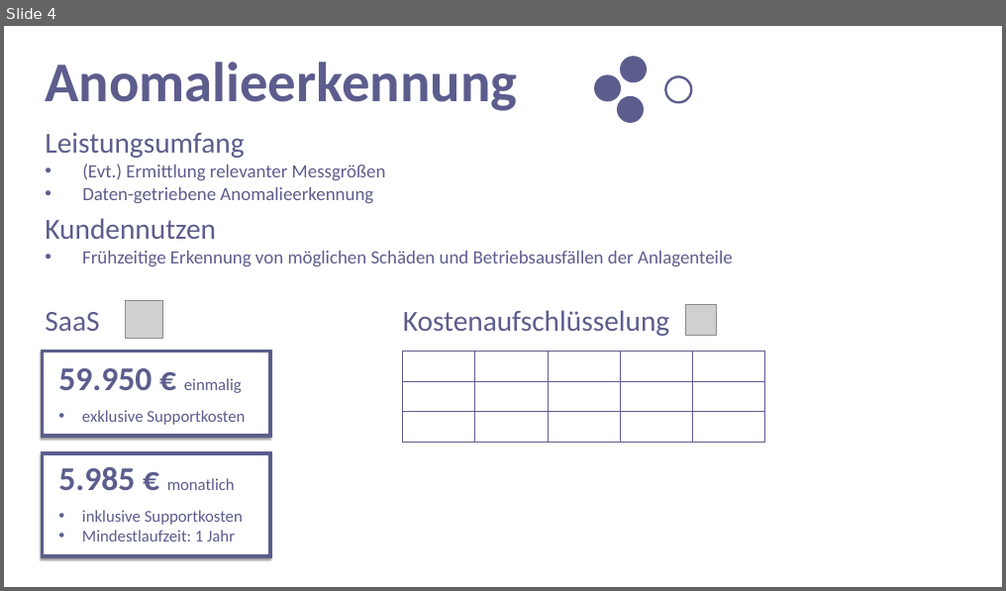
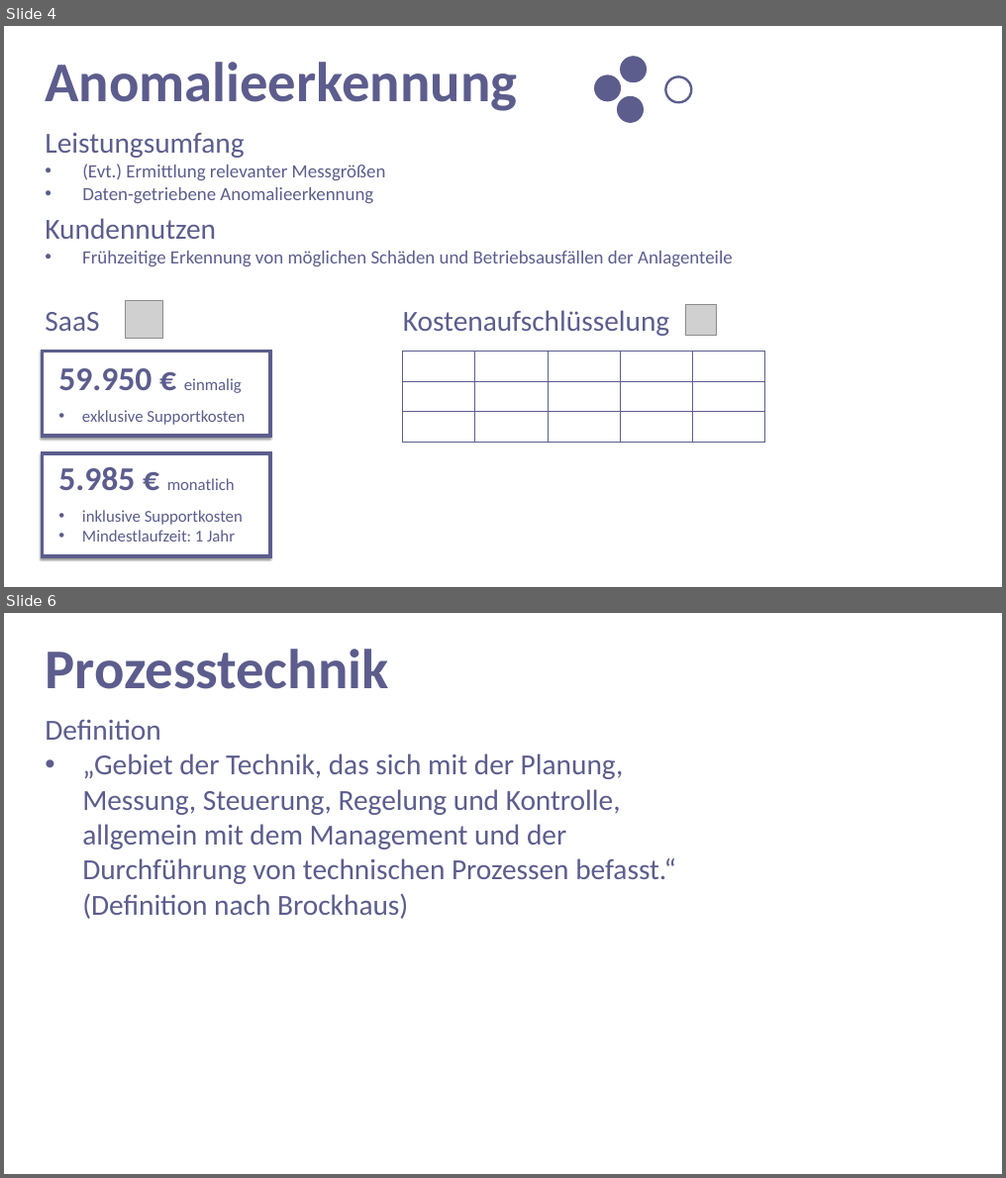
Before and after one commit to kiya1013/APuPDaten, a slide deck: Documents/Produktpraesentation.pptx. Shown one above the other, each under a label of ours: slide 4 before the commit, slides 4 and 6 after it; the slides between them are not shown. The pictures are 1006x591 and 1006x1178 pixels, drawn with LibreOffice and Linux fonts; fonts in the diff are those of the drawing; grey boxes stand for pictures. Boxes give left, top, right and bottom in pixels: in the first picture for what was removed or moved away, otherwise in the second. Text is boxed around its words. In the diff, an @@ line names an element or a change of style, - is before the commit and + after.

```diff
--- a/Documents/Produktpraesentation.pptx
+++ b/Documents/Produktpraesentation.pptx
@@ slide 6 added at (4,613,1002,1174), background #FFFFFF @@
@@ text added at (45,649,388,689), 54 pt, text #5C5D8D, bold @@
+Prozesstechnik
@@ text added at (45,719,676,919), 28 pt, text #5C5D8D @@
+Definition
+• „Gebiet der Technik, das sich mit der Planung, Messung, Steuerung, Regelung und Kontrolle, allgemein mit dem Management und der Durchführung von technischen Prozessen befasst.“ (Definition nach Brockhaus)
```
Also in this commit, not shown: 6 other slides added.
